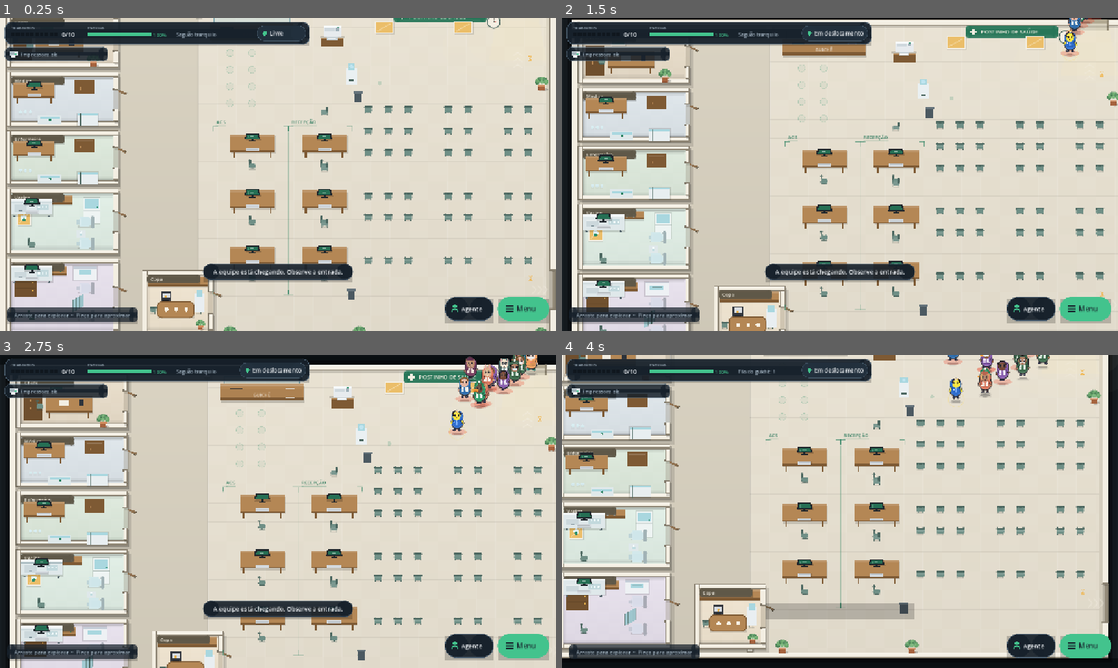
Above: before the commit, frames 1-4 (two rows, left to right).
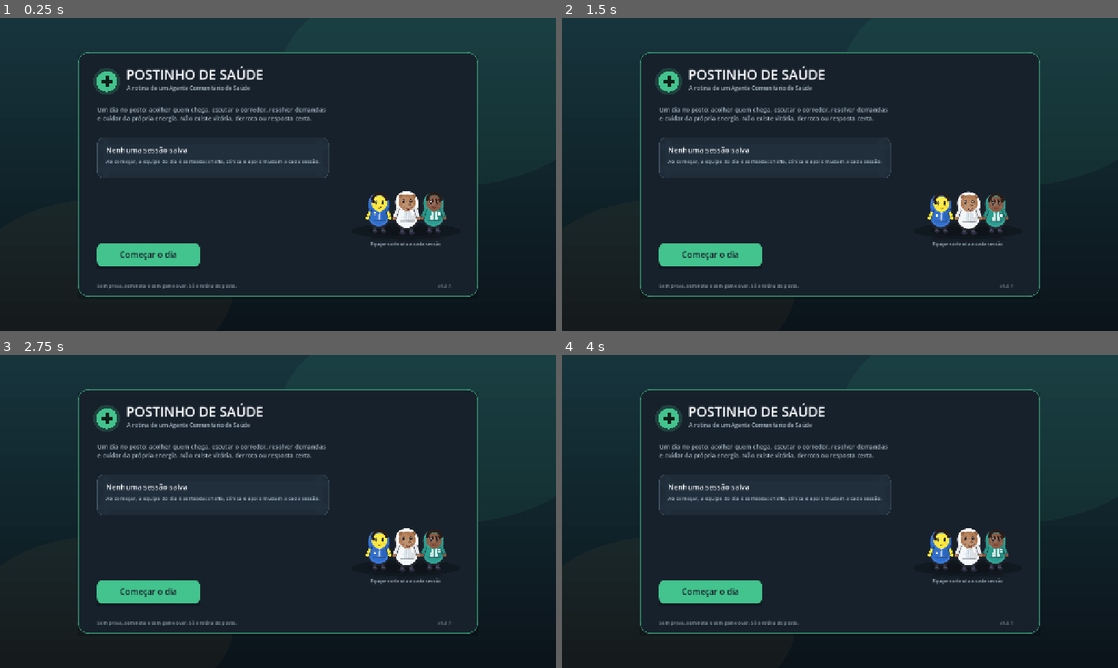
Above: after the commit, the same moments.

Repository: wavizo-bot/Postinho-de-Saude
Game: Godot game, scene res://scenes/Main.tscn
Same seed, same stepped clock (60 frames per second), same inputs: the game is played once before the commit and once after it.
Inputs (mouse positions are in pixels of both pictures, inside the frame that each line leads up to):
- Up to frame 1 (0.25 s): no input
- Up to frame 2 (1.5 s): tap Enter at 0.5 s; move the mouse to (962, 158) at 0.52 s; click (962, 158) at 0.67 s; drag from (728, 190) to (812, 237) at 1.27 s
- Up to frame 3 (2.75 s): move the mouse to (333, 442) at 2.02 s; click (333, 442) at 2.17 s
- Up to frame 4 (4 s): drag from (812, 574) to (673, 464) at 2.77 s; move the mouse to (1006, 558) at 3.52 s; click (1006, 558) at 3.67 s

The runs differ from the first frame. In frame 1, 94% of the frame differs, in the area x 0-100%, y 0-100%; in frame 2, 93%; in frame 3, 93%; in frame 4, 91%.

Commit message:
Corrige versao no Android e tela inicial; patch 1.0.1
Corrige o About que exibia <null> no Android, faz a tela inicial aparecer sempre, adiciona watchdog de export do Godot e publica os pacotes 1.0.1/1.0.1.0.

Diff:
--- a/project.godot
+++ b/project.godot
@@ -12,7 +12,7 @@
 
 config/name="Postinho de Saude"
 config/description="A rotina de um Agente Comunitario de Saude"
-config/version="1.0.0"
+config/version="1.0.1"
 run/main_scene="res://scenes/Main.tscn"
 config/features=PackedStringArray("4.7", "GL Compatibility")
 boot_splash/show_image=false
--- a/scripts/VersaoPostinho.gd
+++ b/scripts/VersaoPostinho.gd
@@ -3,15 +3,17 @@
 ##
 ## Ordem de leitura:
 ##   1. version.json carimbado no build (fonte da verdade do repositório);
-##   2. PackageManager do Android, quando disponível, para confirmar o pacote
-##      realmente instalado (versionName/versionCode);
+##   2. PackageManager do Android, quando devolve um nome válido, para confirmar
+##      o pacote realmente instalado (versionName/versionCode);
 ##   3. application/config/version do projeto, como último recurso no editor.
 ##
 ## O jogo não tem host nativo próprio: no Windows a versão carimbada no build é
-## a versão do MSIX (1.0.0.0). No Android o PackageManager corrige o valor.
+## a versão do MSIX (por exemplo, 1.0.1.0). No Android o PackageManager confirma o valor
+## quando o JNI entrega uma string utilizável; caso contrário, o version.json
+## carimbado no PCK continua valendo.
 
 const ARQUIVO := "res://version.json"
-const VERSAO_PADRAO := "1.0.0"
+const VERSAO_PADRAO := "1.0.1"
 
 static var _cache: Dictionary = {}
 static var _lido := false
@@ -91,12 +93,27 @@
 	var dados = gerenciador.getPackageInfo(pacote, 0)
 	if dados == null:
 		return {}
-	var nome := str(dados.versionName)
+	var nome := nome_valido(dados.versionName)
 	if nome.is_empty():
 		return {}
 	# versionCode é campo int desde a API 1; evita getLongVersionCode (API 28+)
 	# e mantém o minSdk 24.
 	var codigo := int(dados.versionCode)
 	if codigo <= 0:
-		codigo = int(info().get("codigo", 1))
+		codigo = int(_cache.get("codigo", 1))
 	return {"nome": nome, "codigo": codigo}
+
+
+static func nome_valido(valor) -> String:
+	# O JNI pode devolver <null> ou um objeto Java em vez de String. Só aceita
+	# texto numérico; caso contrário, o version.json do build permanece.
+	if not (valor is String or valor is StringName):
+		return ""
+	var texto := str(valor).strip_edges()
+	if texto.is_empty():
+		return ""
+	var regex := RegEx.new()
+	regex.compile("^[0-9]+(\\.[0-9]+){1,3}$")
+	if regex.search(texto) == null:
+		return ""
+	return texto
--- a/scripts/main.gd
+++ b/scripts/main.gd
@@ -65,7 +65,9 @@
 	get_viewport().size_changed.connect(_ao_mudar_tela)
 	camera.position = Vector2(720, 450)
 	camera.zoom = Vector2(ZOOM_INICIAL, ZOOM_INICIAL)
-	hud.tela_inicio = gm.tem_sessao()
+	# A tela inicial sempre aparece; com save ela oferece continuar ou nova
+	# sessão, sem save ela oferece começar o dia.
+	hud.tela_inicio = true
 	queue_redraw()
 
 
--- a/tests/cliques.gd
+++ b/tests/cliques.gd
@@ -43,6 +43,7 @@
 		print("FALHA: a cena principal nao carregou o HUD ou o jogo")
 		quit(1)
 		return
+	_checar(bool(hud.tela_inicio), "a tela inicial aparece logo ao abrir o jogo")
 	await _testar_tela_inicio()
 	await _aguardar(4.0, func(): return hud.botoes.size() > 0)
 	_checar(hud.botoes.size() > 0, "o HUD desenhou os botoes")
--- a/tests/testes.gd
+++ b/tests/testes.gd
@@ -135,6 +135,14 @@
 		"texto curto da versao tem prefixo v")
 	checar(VersaoScript.completo().contains(str(info.get("versao", ""))),
 		"texto completo mostra a versao do pacote")
+	checar(VersaoScript.nome_valido("1.0.0") == "1.0.0",
+		"nome de versao numerico e aceito")
+	checar(VersaoScript.nome_valido("<null>").is_empty(),
+		"nome de versao nulo do JNI e descartado")
+	checar(VersaoScript.nome_valido("null").is_empty(),
+		"texto null do JNI e descartado")
+	checar(VersaoScript.nome_valido("").is_empty(),
+		"nome de versao vazio e descartado")
 
 
 func _testar_dados() -> void:
--- a/version.json
+++ b/version.json
@@ -1,7 +1,7 @@
 {
-    "versao":  "1.0.0",
-    "codigo":  1,
-    "windows":  "1.0.0.0",
-    "android":  "1.0.0",
+    "versao":  "1.0.1",
+    "codigo":  2,
+    "windows":  "1.0.1.0",
+    "android":  "1.0.1",
     "canal":  "release"
 }
Not shown, changed: export_presets.cfg
Not shown, changed: manual.txt
Binary file changed: store/microsoft/arte_1080x1080.png
Binary file changed: store/microsoft/arte_720x1080.png
Binary file changed: store/microsoft/arte_720x1280.png
Binary file changed: store/microsoft/faixa_1080x80.png
Not shown, changed: AJUSTES.md
Not shown, changed: store/textos/checklist-entrega.md
Not shown, changed: store/textos/data-safety.md
Not shown, changed: store/textos/microsoft.md
Not shown, changed: store/textos/play.md
Not shown, changed: tools/build_android_aab.ps1
(and 2 more such lines)
